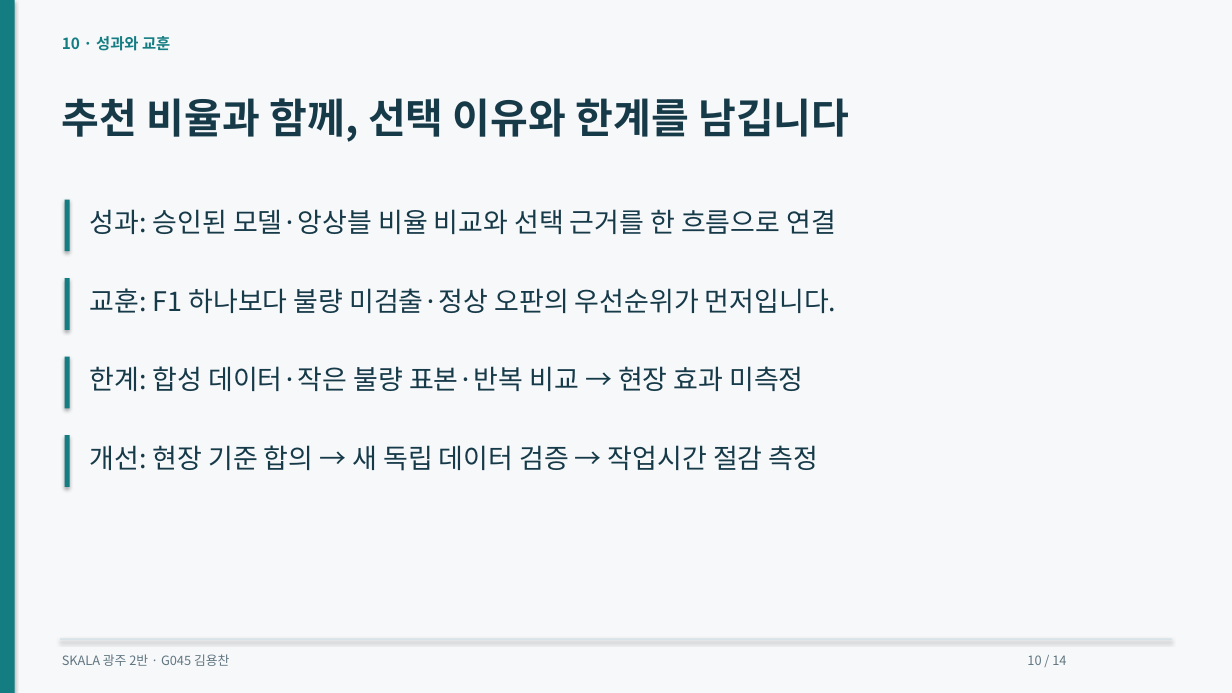
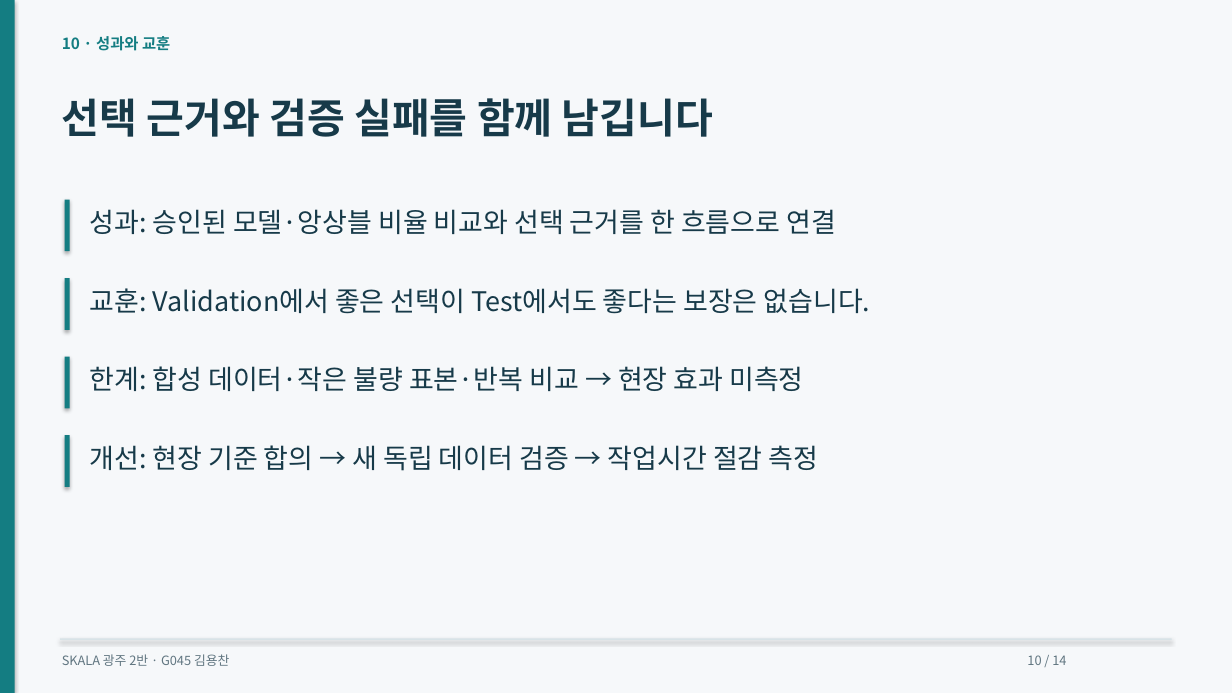
Before and after one commit to dragonchan95/Semiconductor-AI-Agent, a slide deck: slide 10 of docs/G045_Semiconductor_Agent.pptx. Drawn at 1232x693 pixels with LibreOffice and Linux fonts; fonts in the diff are those of the drawing. Boxes give left, top, right and bottom in pixels: in the first picture for what was removed or moved away, otherwise in the second. Text is boxed around its words. In the diff, an @@ line names an element or a change of style, - is before the commit and + after.

```diff
--- a/docs/G045_Semiconductor_Agent.pptx
+++ b/docs/G045_Semiconductor_Agent.pptx
@@ text at bbox=[62, 98, 713, 137]: text changed @@
-추천 비율과 함께, 선택 이유와 한계를 남깁니다
+선택 근거와 검증 실패를 함께 남깁니다
@@ text at bbox=[90, 288, 871, 314]: text changed @@
-교훈: F1 하나보다 불량 미검출·정상 오판의 우선순위가 먼저입니다.
+교훈: Validation에서 좋은 선택이 Test에서도 좋다는 보장은 없습니다.
```
Also in this commit, not shown: 8 other slides changed, 1 slide added, 1 slide removed, 53 other files.
